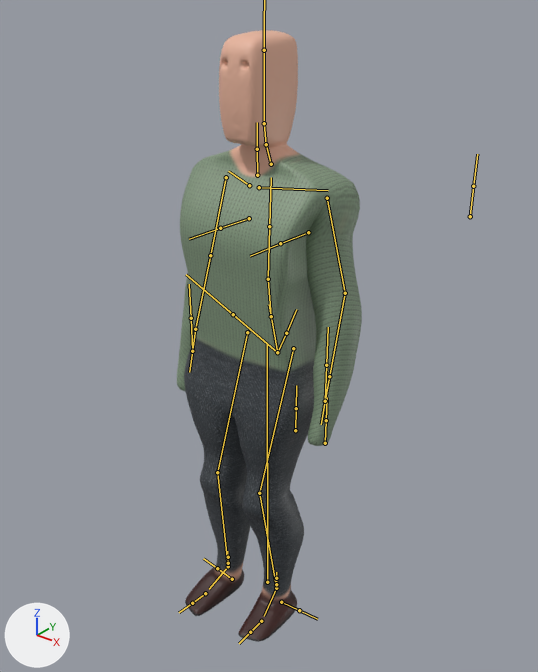
A saved change to the FBX model GGJ21/Assets/Blender export/character.fbx.
Rendered twice from a camera (50 mm lens) standing at (1.392, -1.731, 2.151) and looking at (0.02, -0.016, 1.088). Every picture has the same lights, and +X, +Y and +Z are marked at lower left. Both versions are drawn at frame 1 of the action 'metarig|Action'; the numbers are the values there. The bones that bend it are drawn over the model as lines.

The first picture shows 'torso'.
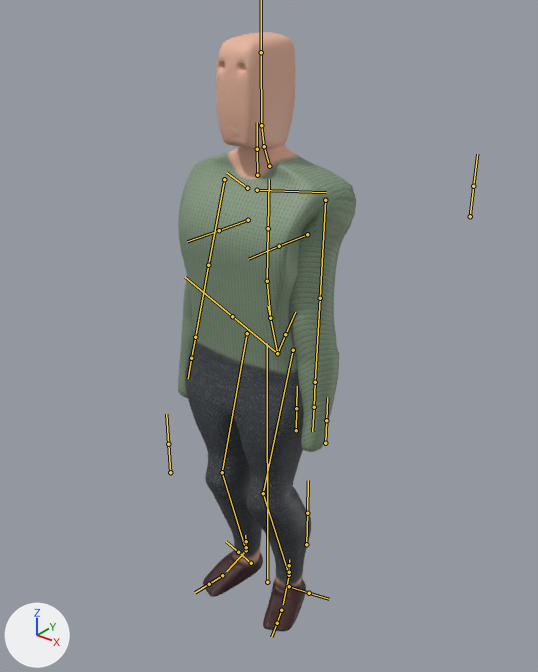
Where the change shows, as pixel boxes (x1, y1, x2, y2) in the pictures (538 x 672 px):
'torso', posed
    before: (177, 30, 362, 642)
    after: (178, 32, 356, 631)
bone 'upper_arm.L', root to tip
    before: (327, 198) to (345, 293)
    after: (325, 200) to (320, 298)
bone 'forearm.L', root to tip
    before: (345, 293) to (329, 376)
    after: (320, 298) to (315, 382)
bone 'upper_arm.R', root to tip
    before: (226, 177) to (210, 255)
    after: (224, 179) to (208, 265)
bone 'forearm.R', root to tip
    before: (210, 255) to (195, 329)
    after: (208, 265) to (195, 337)
bone 'thigh.L', root to tip
    before: (293, 348) to (259, 493)
    after: (293, 350) to (263, 493)
bone 'shin.L', root to tip
    before: (259, 493) to (276, 588)
    after: (263, 493) to (289, 575)
bone 'foot.L', root to tip
    before: (276, 588) to (264, 616)
    after: (289, 575) to (283, 604)
bone 'thigh.R', root to tip
    before: (247, 332) to (217, 472)
    after: (247, 333) to (222, 472)
bone 'shin.R', root to tip
    before: (217, 472) to (228, 566)
    after: (222, 472) to (246, 550)
bone 'foot.R', root to tip
    before: (228, 566) to (209, 589)
    after: (246, 550) to (226, 571)

What the commit changed:
Bone 'upper_arm.L' (bone_upper_arm_l) turns from (10, 34, -41) to (22, 35, -45) degrees about its own x, y and z.
Bone 'forearm.L' (bone_forearm_l) turns from (0, 0, 0) to (-21, 1, 5) degrees about its own x, y and z.
Bone 'upper_arm.R' (bone_upper_arm_r) turns from (11, -34, 41) to (22, -35, 45) degrees about its own x, y and z.
Bone 'forearm.R' (bone_forearm_r) turns from (-1, 0, 0) to (-21, -1, -5) degrees about its own x, y and z.
Bone 'thigh.L' (bone_thigh_l) turns from (-13, -2, -1) to (-12, -3, -1) degrees about its own x, y and z.
Bone 'shin.L' (bone_shin_l) turns from (16, 0, -3) to (22, 1, -3) degrees about its own x, y and z.
Bone 'foot.L' (bone_foot_l) turns from (-6, -1, 0) to (-9, -21, -7) degrees about its own x, y and z.
Bone 'thigh.R' (bone_thigh_r) turns from (-14, 2, 1) to (-12, 3, 1) degrees about its own x, y and z.
Bone 'shin.R' (bone_shin_r) turns from (15, 0, 2) to (22, -1, 3) degrees about its own x, y and z.
Bone 'foot.R' (bone_foot_r) turns from (-2, 1, 0) to (-8, 7, 5) degrees about its own x, y and z.
